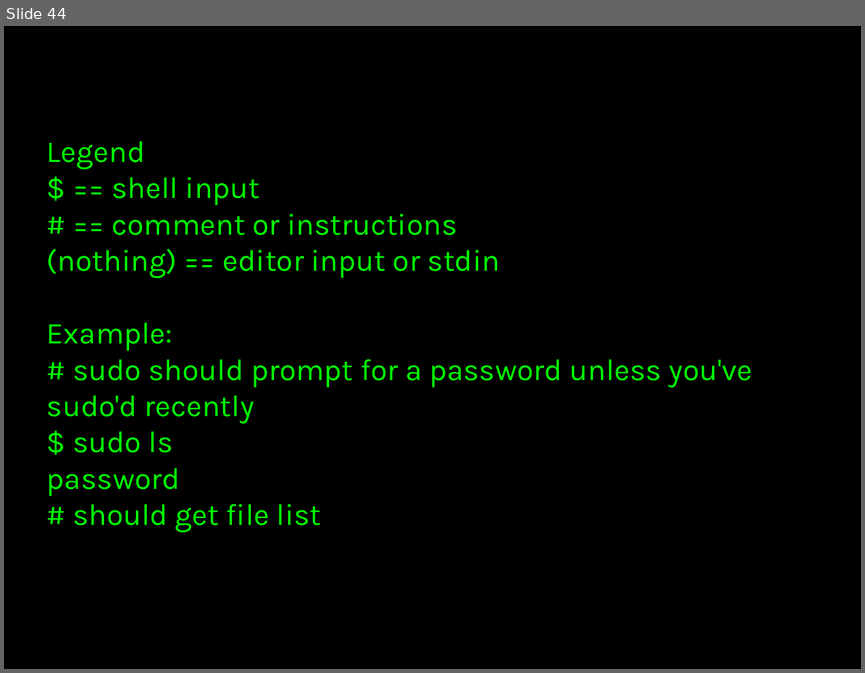
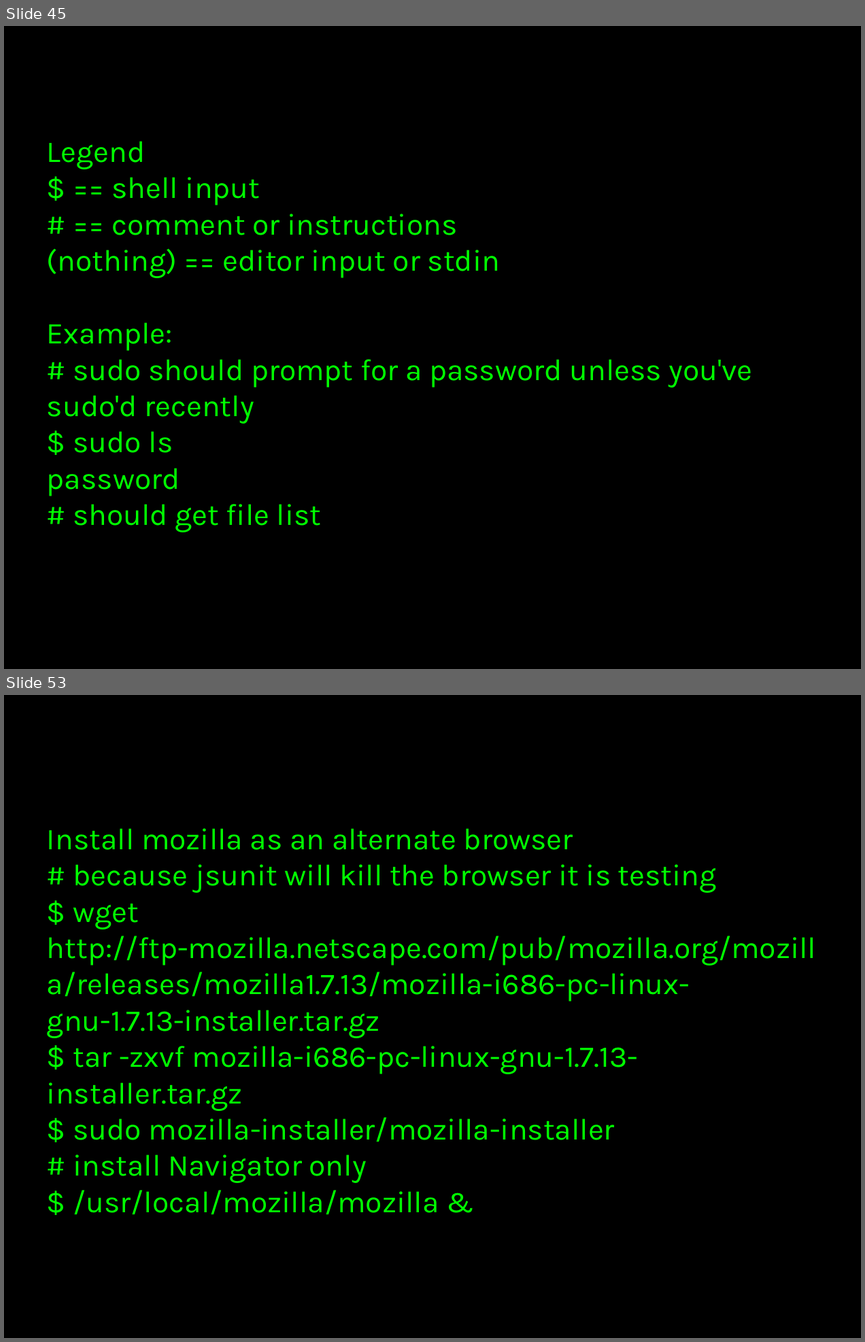
Before and after one commit to thewoolleyman/ci_for_the_rails_guy_or_gal, a slide deck: presentation/ci_for_the_web_2.0_guy_or_gal.odp. Shown one above the other, each under a label of ours: slide 44 before the commit, slides 45 and 53 after it; the slides between them are not shown. The pictures are 865x673 and 865x1342 pixels, drawn with LibreOffice and Linux fonts; fonts in the diff are those of the drawing. Boxes give left, top, right and bottom in pixels: in the first picture for what was removed or moved away, otherwise in the second. Text is boxed around its words. In the diff, an @@ line names an element or a change of style, - is before the commit and + after.

```diff
--- a/presentation/ci_for_the_web_2.0_guy_or_gal.odp
+++ b/presentation/ci_for_the_web_2.0_guy_or_gal.odp
@@ slide 53 added at box(4, 695, 861, 1338), background #000000 @@
@@ title added at box(47, 828, 816, 1215), 28 pt, text #00FF00 @@
+Install mozilla as an alternate browser
+# because jsunit will kill the browser it is testing
+$ wget http://ftp-mozilla.netscape.com/pub/mozilla.org/mozilla/releases/mozilla1.7.13/mozilla-i686-pc-linux-gnu-1.7.13-installer.tar.gz
+$ tar -zxvf mozilla-i686-pc-linux-gnu-1.7.13-installer.tar.gz
+$ sudo mozilla-installer/mozilla-installer
+# install Navigator only
+$ /usr/local/mozilla/mozilla &
@@ what was slide 44 is now slide 45 @@
```
Also in this commit, not shown: 1 slide changed, 21 other slides added.
